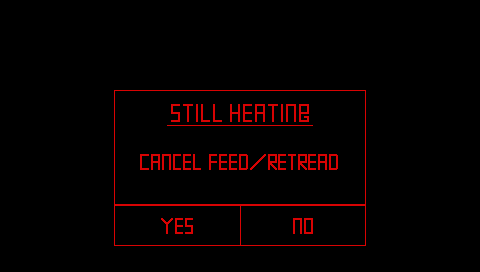
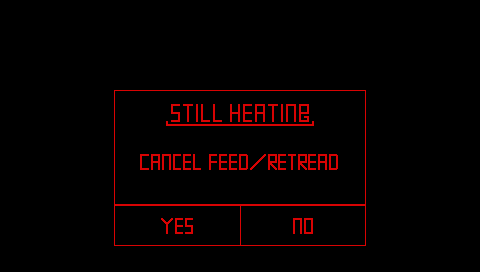
The second 480 x 272 image is a revision of the first. Changes to its layers:
painted on "69_E_ChngorNot.bmp" over [166, 121, 314, 126]
